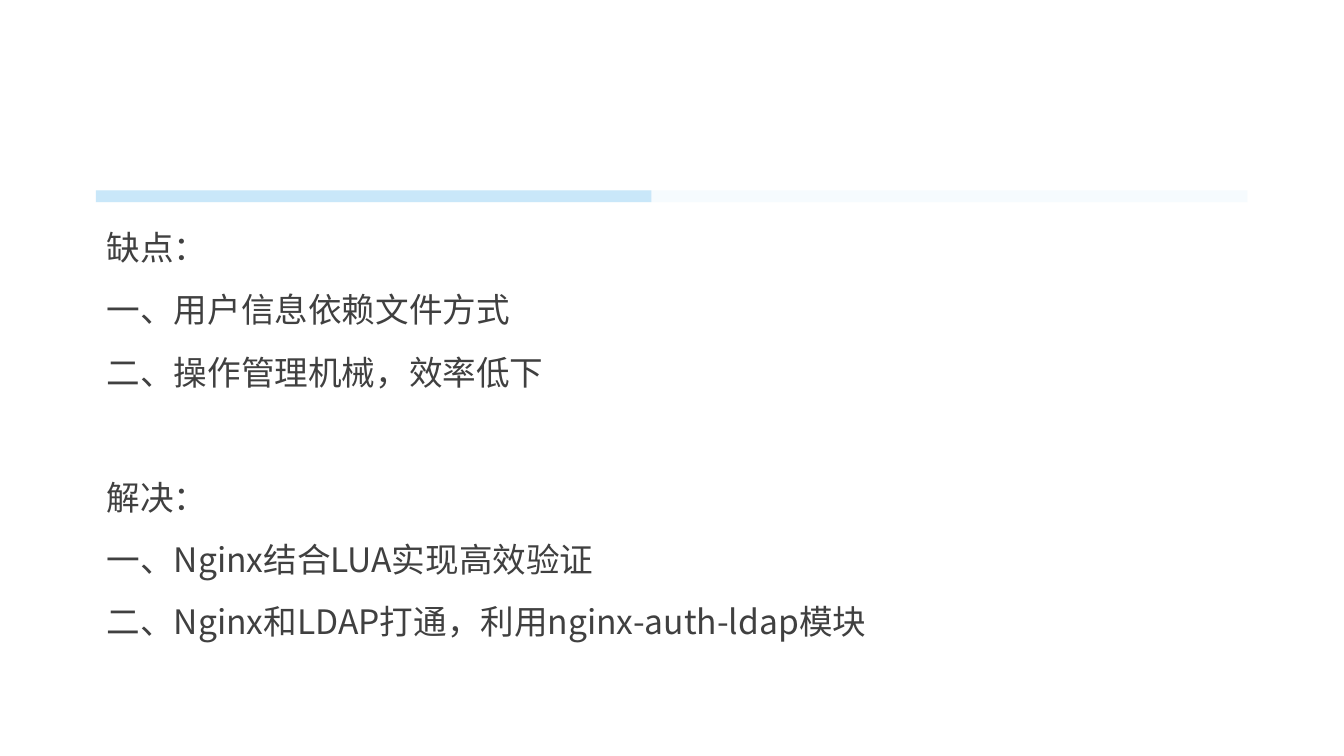
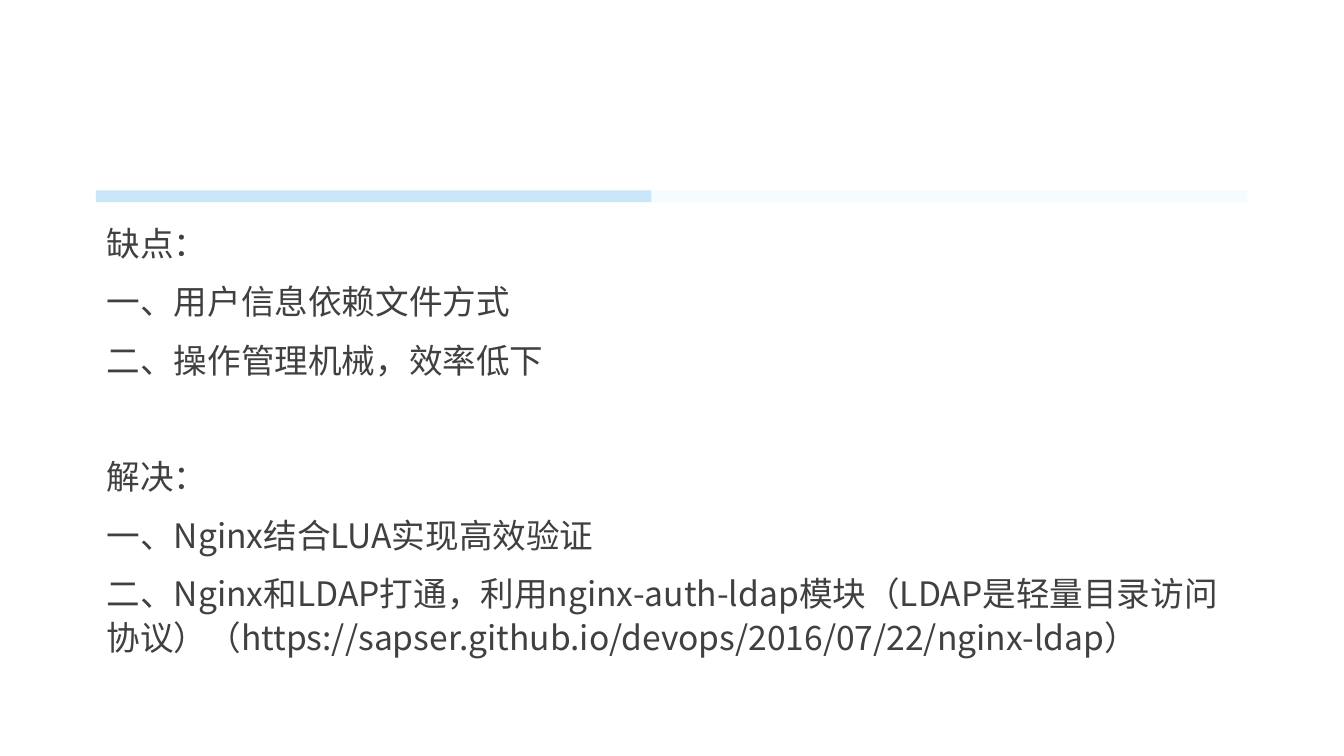
Before and after one commit to kakaisaname/php, a slide deck: slide 18 of nginx/Nginx.pptx. Drawn at 1344x756 pixels with LibreOffice and Linux fonts; fonts in the diff are those of the drawing; background and template pictures are left out. Boxes give left, top, right and bottom in pixels: in the first picture for what was removed or moved away, otherwise in the second. Text is boxed around its words. In the diff, an @@ line names an element or a change of style, - is before the commit and + after.

```diff
--- a/nginx/Nginx.pptx
+++ b/nginx/Nginx.pptx
@@ text at <box>107,227,594,557</box>: line spacing 1.2 to 1.1 @@
@@ text at <box>107,577,1218,659</box>: text changed @@
-二、Nginx和LDAP打通，利用nginx-auth-ldap模块
+二、Nginx和LDAP打通，利用nginx-auth-ldap模块（LDAP是轻量目录访问协议）（https://sapser.github.io/devops/2016/07/22/nginx-ldap）
```
Also in this commit, not shown: 18 other slides changed, 4 slides added, 3 slides removed.
